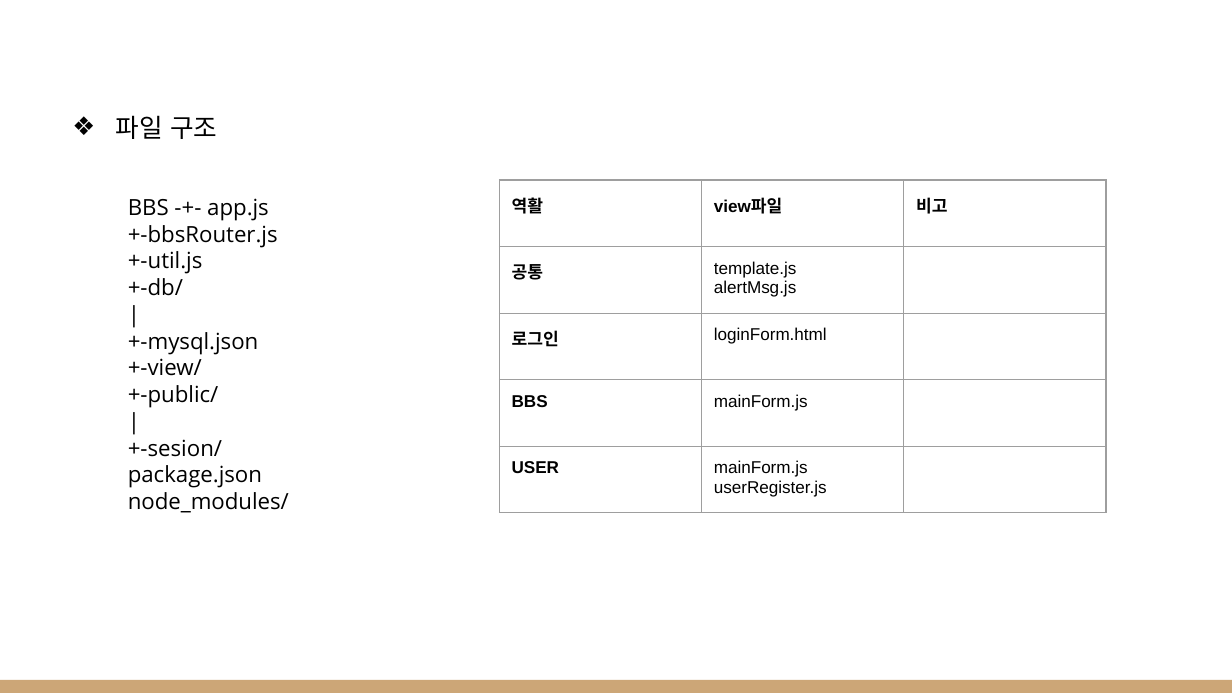
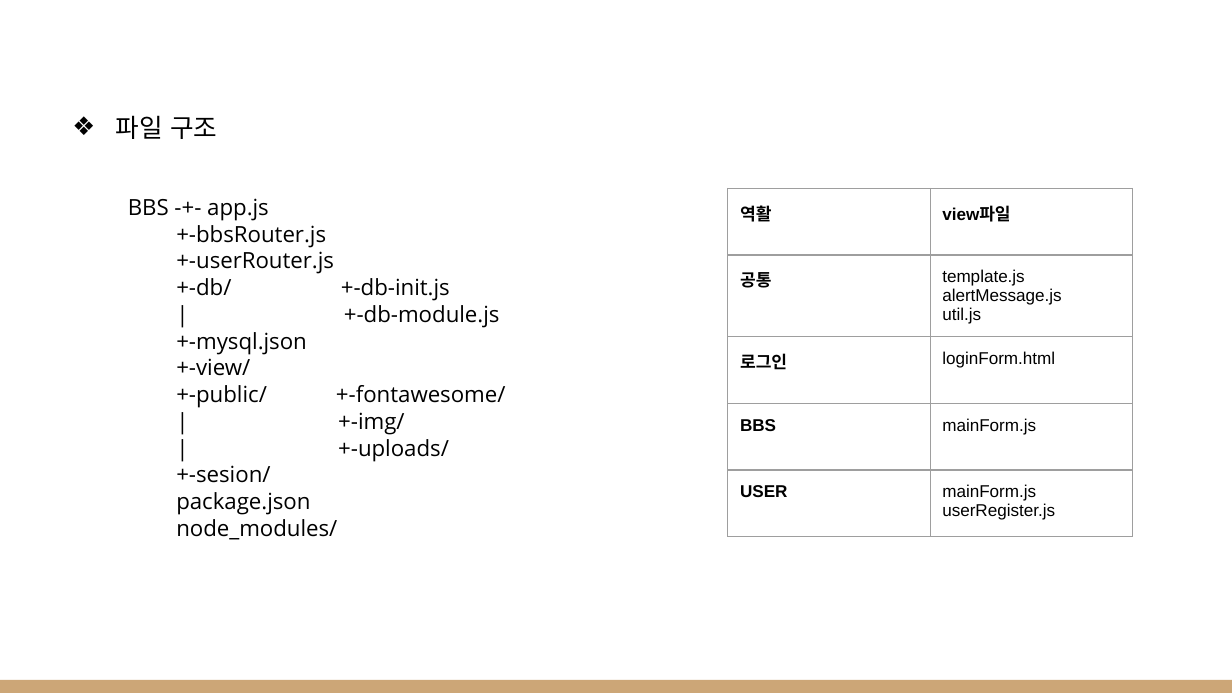
Before and after one commit to bag3671/node.js-advanced, a slide deck: slide 2 of 04.bbs/public/gallery/1차 프로젝트.pptx. Drawn at 1232x693 pixels with LibreOffice and Linux fonts; fonts in the diff are those of the drawing. Boxes give left, top, right and bottom in pixels: in the first picture for what was removed or moved away, otherwise in the second. Text is boxed around its words. In the diff, an @@ line names an element or a change of style, - is before the commit and + after.

```diff
--- a/04.bbs/public/gallery/1차 프로젝트.pptx
+++ b/04.bbs/public/gallery/1차 프로젝트.pptx
@@ table at (728, 188, 1132, 593) @@
-column 2: view파일 | template.js / alertMsg.js | loginForm.html | mainForm.js | mainForm.js / userRegister.js
-column 3: 비고 |  |  |  | 
+column 2: view파일 | template.js / alertMessage.js / util.js | loginForm.html | mainForm.js | mainForm.js / userRegister.js
@@ table: place and size @@
-table at (499, 180, 1105, 584)
+table at (728, 188, 1132, 593)
@@ text at (176, 225, 337, 540): indent changed @@
@@ text at (176, 251, 500, 328): text changed @@
-+-util.js
-+-db/
-|
++-userRouter.js
++-db/ +-db-init.js
+| +-db-module.js
@@ text at (176, 385, 506, 461): text changed @@
-+-public/
-|
++-public/ +-fontawesome/
+| +-img/
+| +-uploads/
```
Also in this commit, not shown: 1 slide added, 16 other files.
